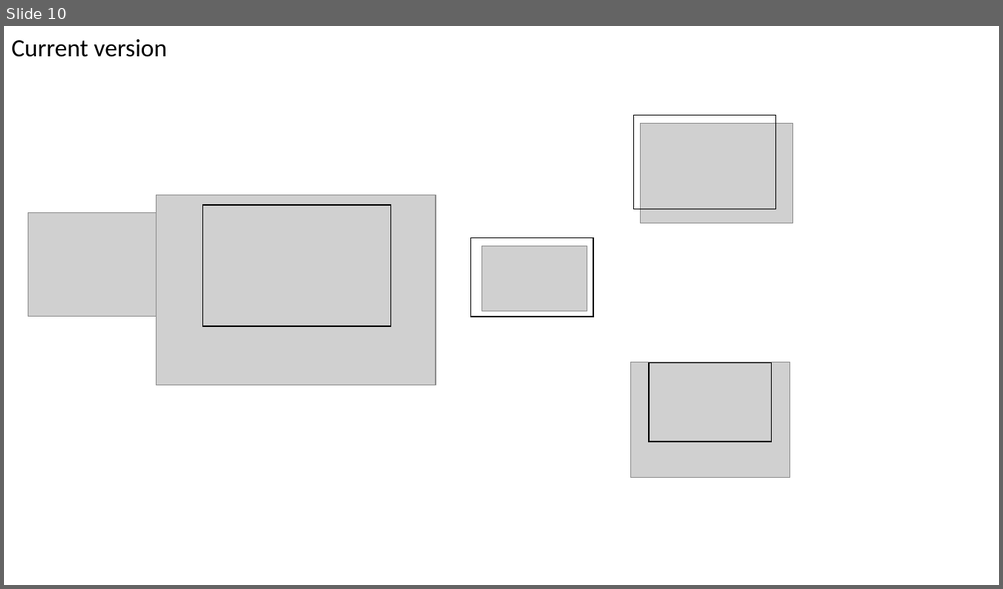
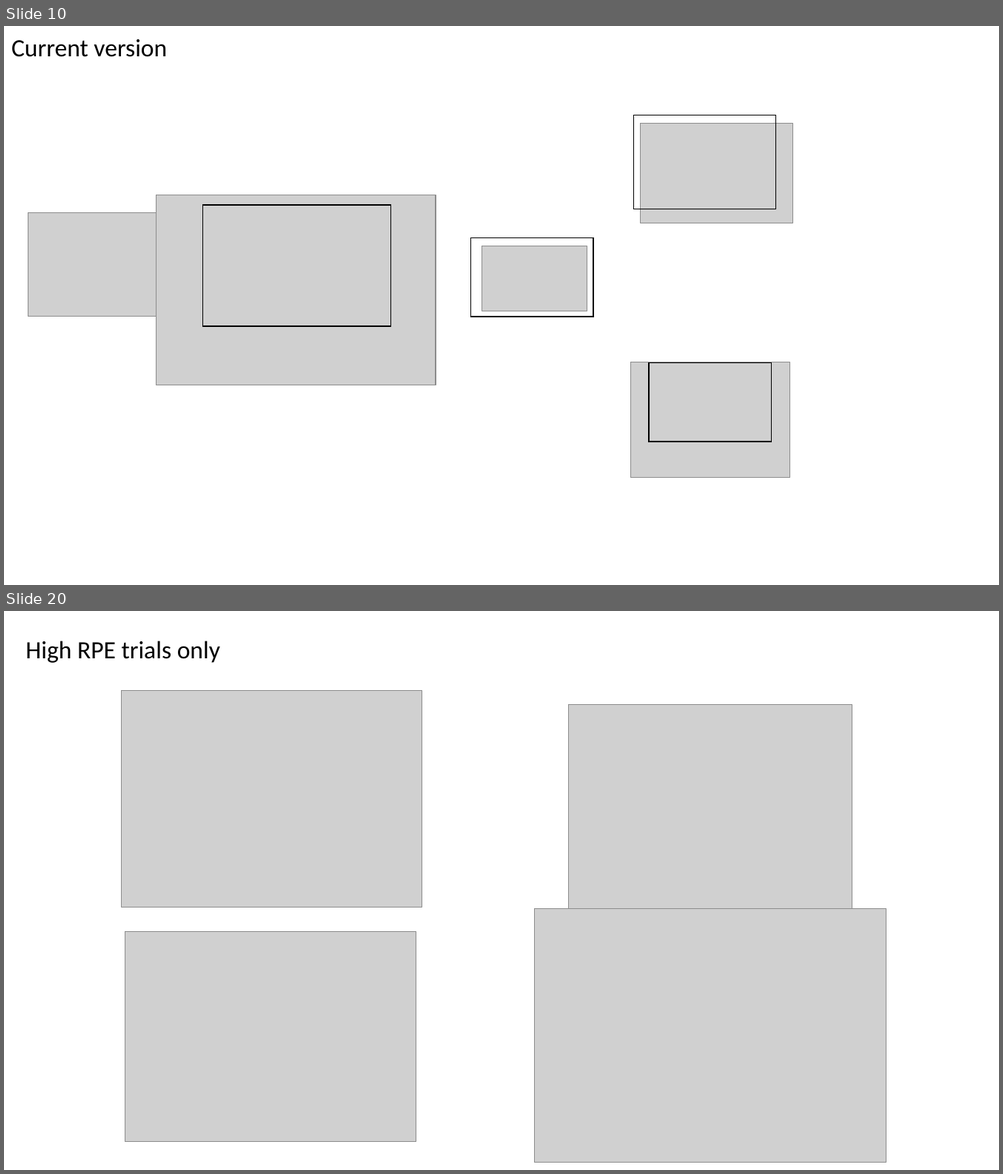
Before and after one commit to gpagnier/rampAnalysis, a slide deck: ShenhavLabMeeting10.29.pptx. Shown one above the other, each under a label of ours: slide 10 before the commit, slides 10 and 20 after it; the slides between them are not shown. The pictures are 1003x589 and 1003x1174 pixels, drawn with LibreOffice and Linux fonts; fonts in the diff are those of the drawing; grey boxes stand for pictures. Boxes give left, top, right and bottom in pixels: in the first picture for what was removed or moved away, otherwise in the second. Text is boxed around its words. In the diff, an @@ line names an element or a change of style, - is before the commit and + after.

```diff
--- a/ShenhavLabMeeting10.29.pptx
+++ b/ShenhavLabMeeting10.29.pptx
@@ slide 20 added at (x1=4, y1=611, x2=999, y2=1170), background #FFFFFF @@
@@ title added at (x1=25, y1=641, x2=220, y2=663), 24 pt, text #000000 @@
+High RPE trials only
@@ picture added at (x1=121, y1=691, x2=422, y2=908) @@
@@ picture added at (x1=568, y1=704, x2=851, y2=908) @@
@@ picture added at (x1=535, y1=908, x2=886, y2=1162) @@
@@ picture added at (x1=125, y1=932, x2=416, y2=1142) @@
```
Also in this commit, not shown: 3 slides changed, 12 other slides added, 2 slides removed, 3 other files.
